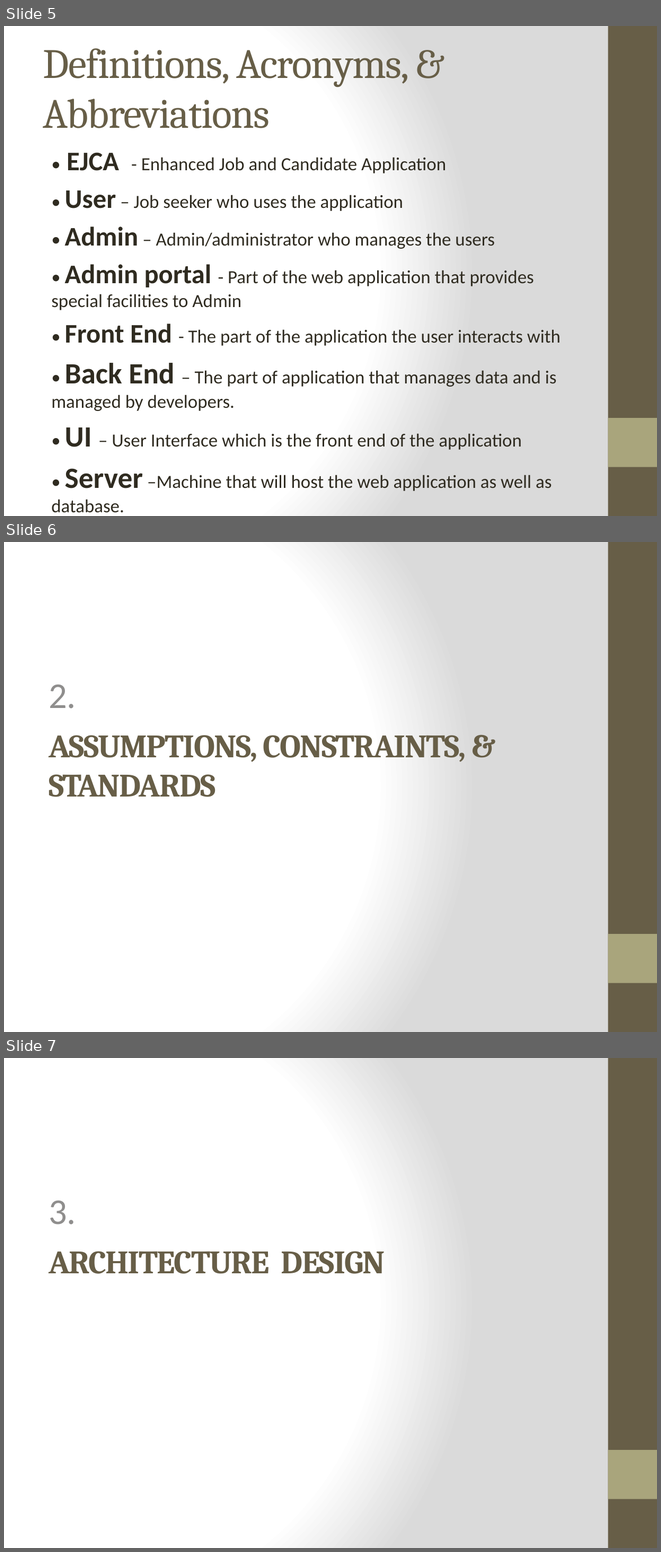
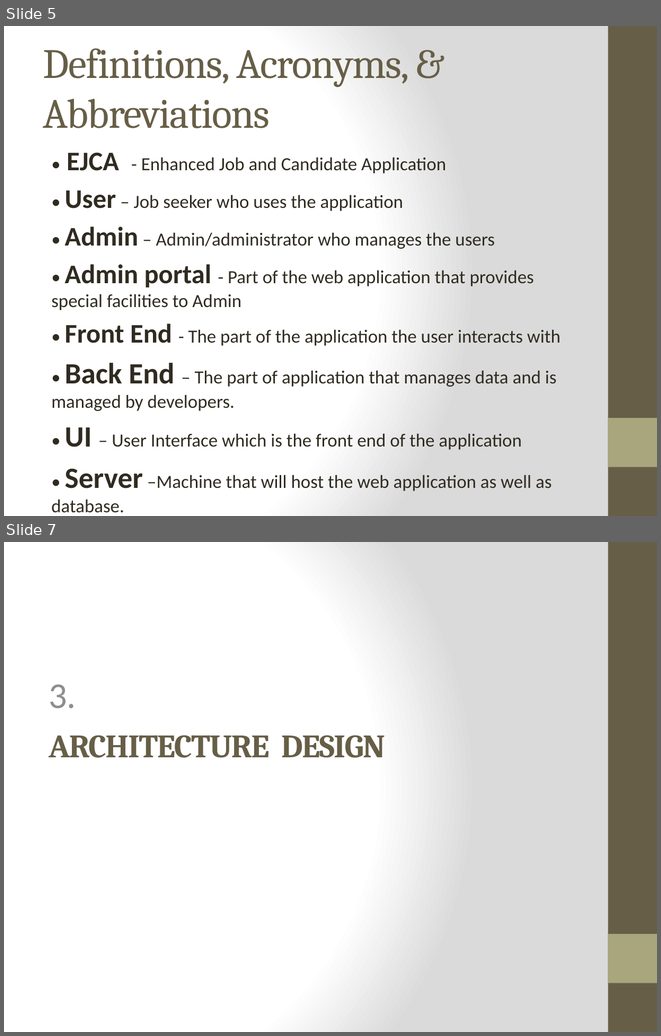
Before and after one commit to WesleyTrescott/MVC-Capstone, a slide deck: Design Specification/Design Specification.pptx. Shown one above the other, each under a label of ours: slides 5, 6 and 7 before the commit, slides 5 and 7 after it; the slides between them are not shown. The pictures are 661x1552 and 661x1036 pixels, drawn with LibreOffice and Linux fonts; fonts in the diff are those of the drawing. Boxes give left, top, right and bottom in pixels: in the first picture for what was removed or moved away, otherwise in the second. Text is boxed around its words. In the diff, an @@ line names an element or a change of style, - is before the commit and + after.

```diff
--- a/Design Specification/Design Specification.pptx
+++ b/Design Specification/Design Specification.pptx
@@ slide 6 removed at (4, 542, 657, 1032), background gradient #FFFFFF to #DADADA; not listed: 2 template elements that a slide beside it also shows @@
@@ text removed at (49, 684, 76, 708) @@
-2.
@@ title removed at (49, 735, 466, 797) @@
-ASSUMPTIONS, CONSTRAINTS, & STANDARDS
```
Also in this commit, not shown: 10 slides added, 1 other slide removed.
